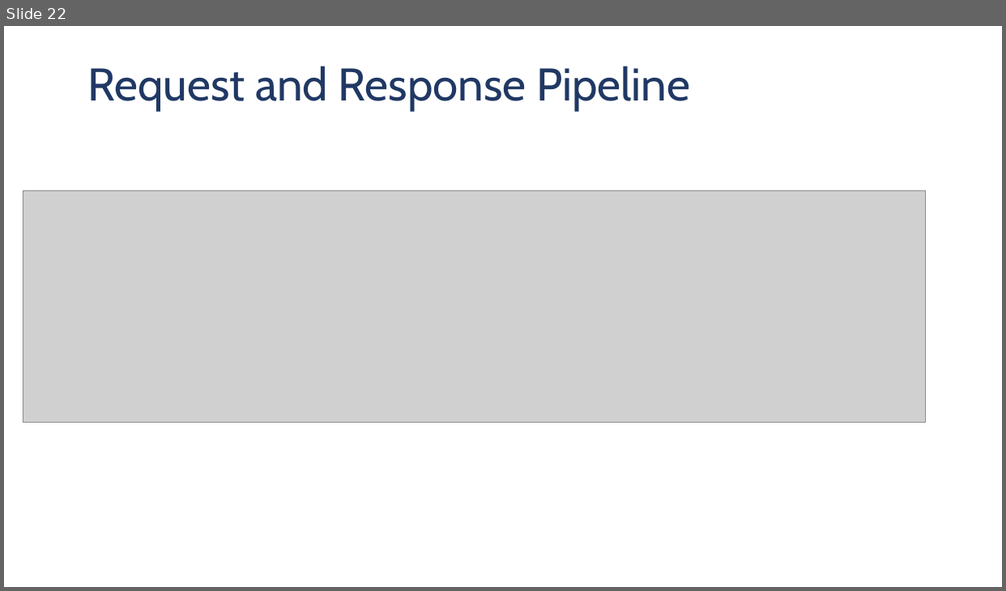
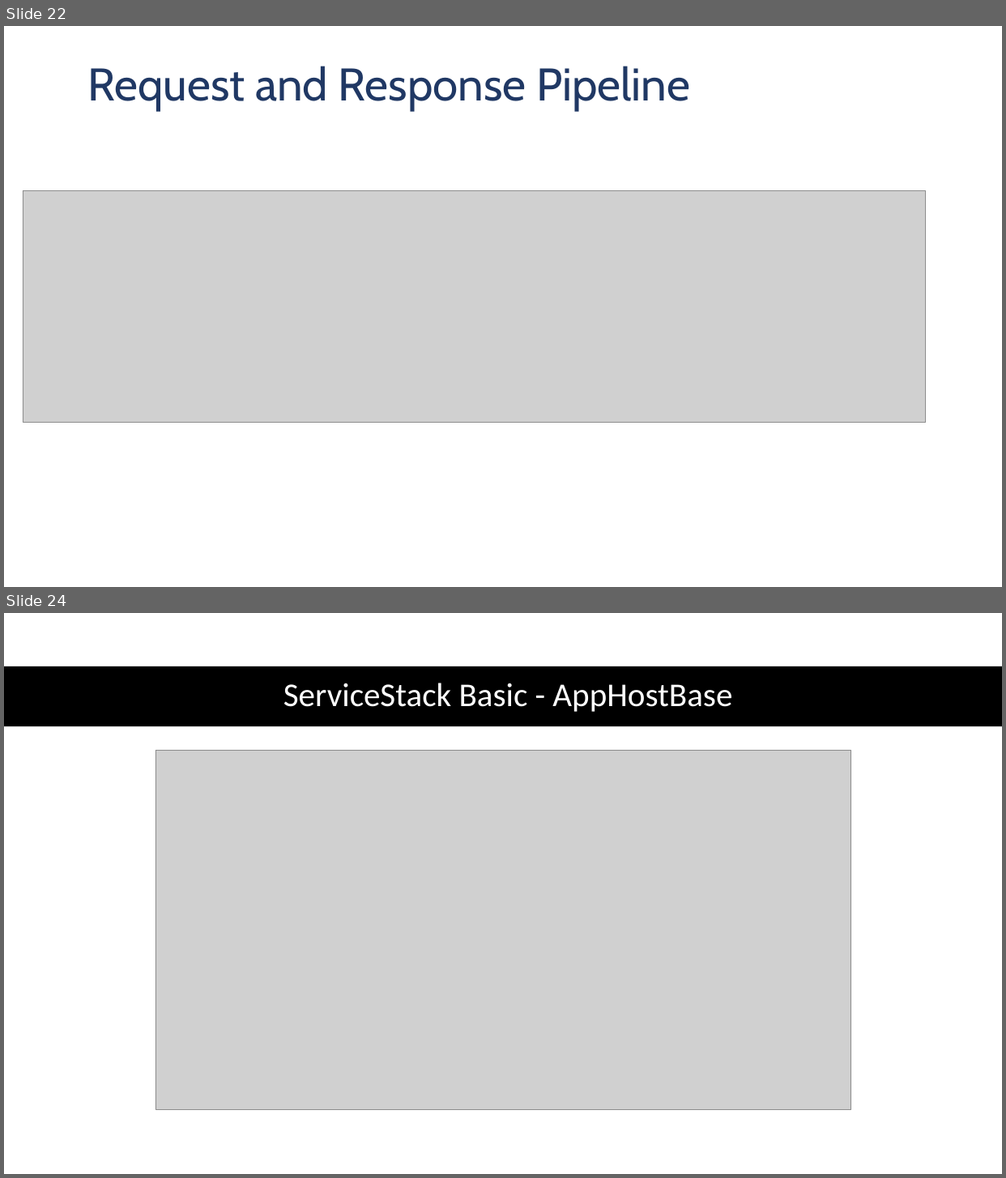
Before and after one commit to serandvaraco/WorkshopToolsForAPI, a slide deck: ToolsForAPI.pptx. Shown one above the other, each under a label of ours: slide 22 before the commit, slides 22 and 24 after it; the slides between them are not shown. The pictures are 1006x591 and 1006x1178 pixels, drawn with LibreOffice and Linux fonts; fonts in the diff are those of the drawing; grey boxes stand for pictures; background and template pictures are left out. Boxes give left, top, right and bottom in pixels: in the first picture for what was removed or moved away, otherwise in the second. Text is boxed around its words. In the diff, an @@ line names an element or a change of style, - is before the commit and + after.

Commit message:
PPT Services

```diff
--- a/ToolsForAPI.pptx
+++ b/ToolsForAPI.pptx
@@ slide 24 added at <box>4,613,1002,1174</box>, background #FFFFFF @@
@@ rectangle added at <box>4,666,1002,726</box>, fill #000000 @@
@@ text added at <box>283,683,732,712</box>, 32 pt, text #FFFFFF @@
+ServiceStack Basic - AppHostBase
@@ picture added at <box>155,750,850,1110</box> @@
```
Also in this commit, not shown: 7 other slides added.
